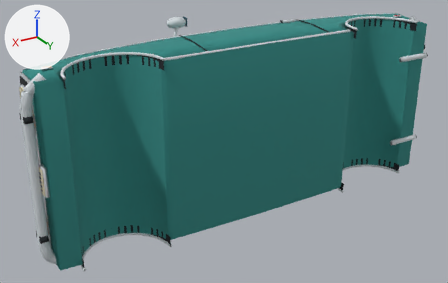
An edit to the OBJ model games/nord-unreal/Data/SeventiesCars/Geometry/Car70Body0.obj, drawn before and after from the same camera.
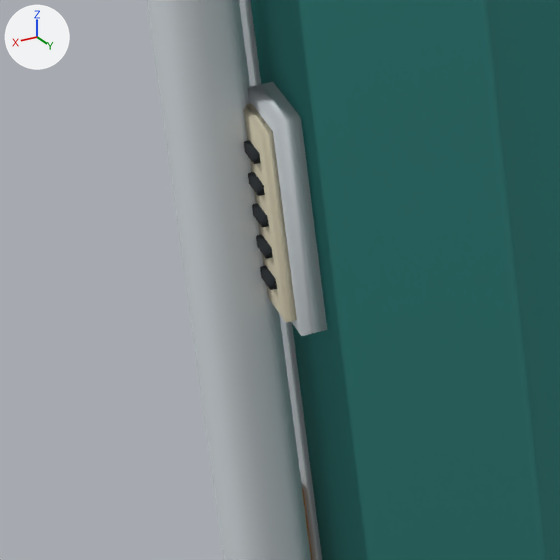
There are two pictures of each version: one whole from a 50 mm camera at (335.7, 540.7, 242.1) aimed at (20.6, 15.4, -20.5), one close up on the part from 1% to 18% of the width and 54% to 80% of the height. Every picture has the same lights, and +X, +Y and +Z are marked at upper left. The first two pictures are the older version. Where no turn or scale is listed for an object, it has been applied to the vertices. Vertices at exactly the same position are counted once.

Objects in the first close-up: 'Car70Body0'.
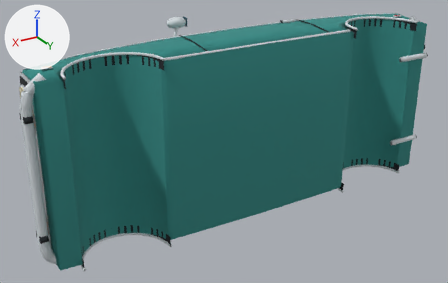
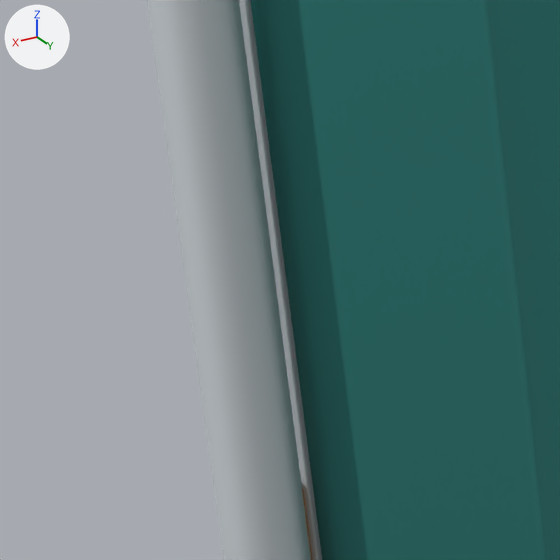
Changed parts and their boxes (x1, y1, x2, y2) in the close-ups (560 x 560 px):
part 1 of me_car70body0, deleted
    before: (244, 82, 327, 336)

Edits to the bpy script that builds the scene:
```text
Change me_car70body0:
    used by ob_car70body0; location = (0.0, 0.0, 0.0)
    remove me_car70body0.from_pydata(...)  # 4886 vertices, 8233 faces; spans x -233.0..233.0, y -29.0..64.0, z -110.0..110.0
    add me_car70body0.from_pydata(...)  # 4830 vertices, 8149 faces; spans x -233.0..233.0, y -29.0..64.0, z -110.0..110.0
    me_car70body0 part 1: 7 loose pieces with 56 vertices, spanning x 220.0..226.0, y 46.0..56.0, z -14.0..13.0, are deleted
```
